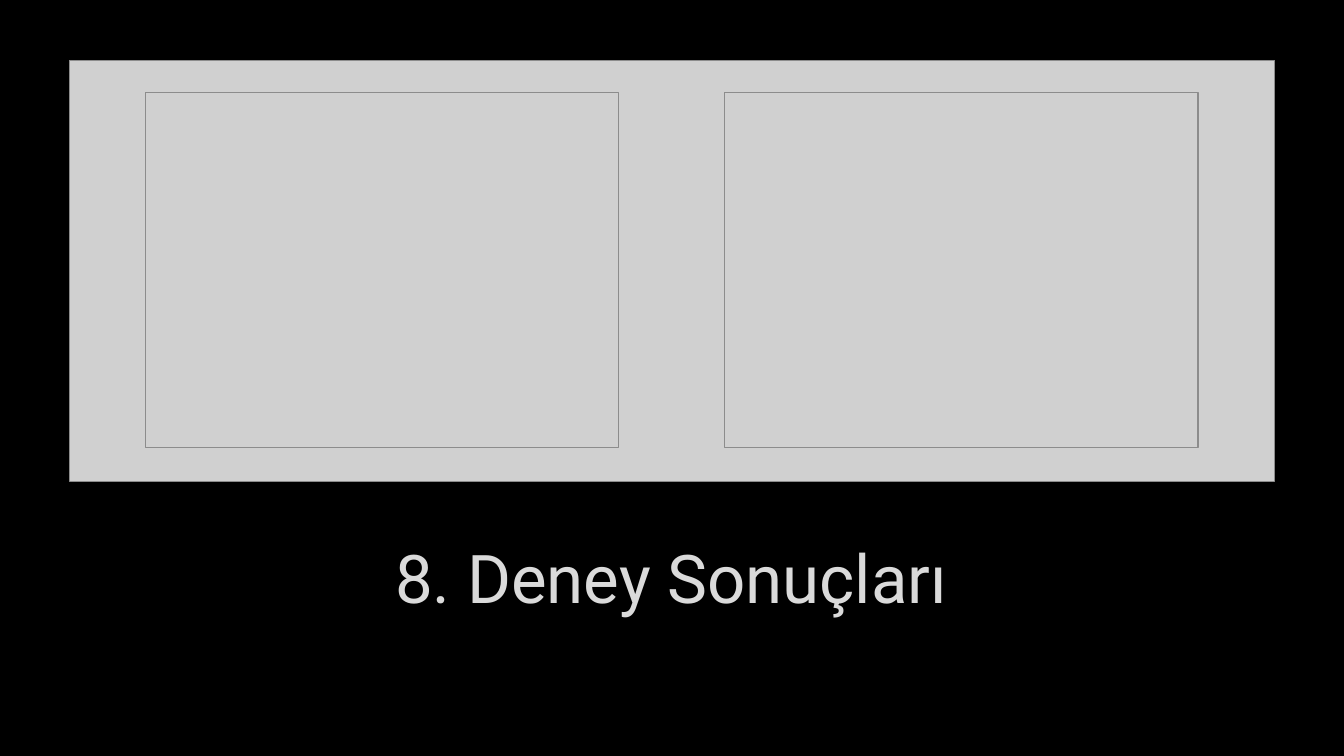
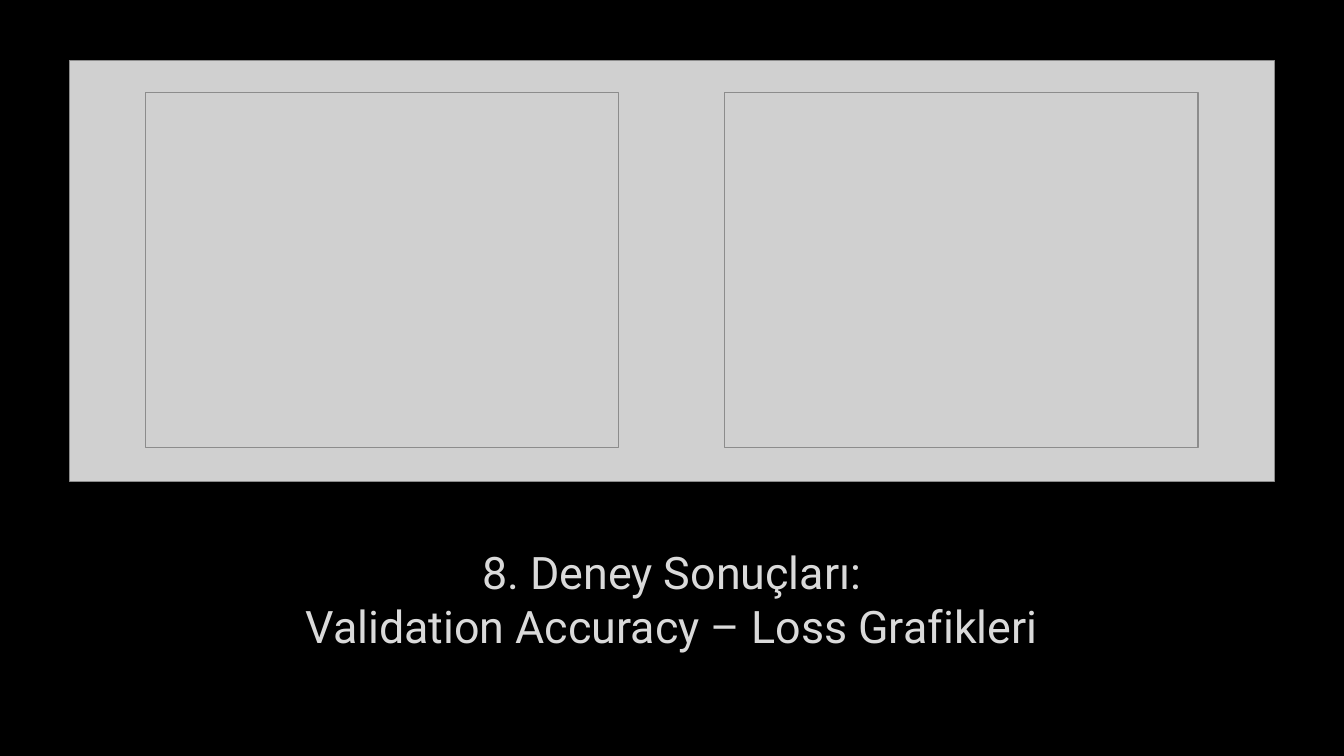
Before and after one commit to emirhanaydin60/FastCNN, a slide deck: slide 9 of other/sunum.pptx. Drawn at 1344x756 pixels with LibreOffice and Linux fonts; fonts in the diff are those of the drawing; grey boxes stand for pictures; background and template pictures are left out. Boxes give left, top, right and bottom in pixels: in the first picture for what was removed or moved away, otherwise in the second. Text is boxed around its words. In the diff, an @@ line names an element or a change of style, - is before the commit and + after.

```diff
--- a/other/sunum.pptx
+++ b/other/sunum.pptx
@@ title at box(305, 555, 1037, 653): text changed; size 48 to 32 pt @@
-8. Deney Sonuçları
+8. Deney Sonuçları:
+Validation Accuracy – Loss Grafikleri
```
Also in this commit, not shown: 4 other slides changed, 1 slide added, 14 other files.
